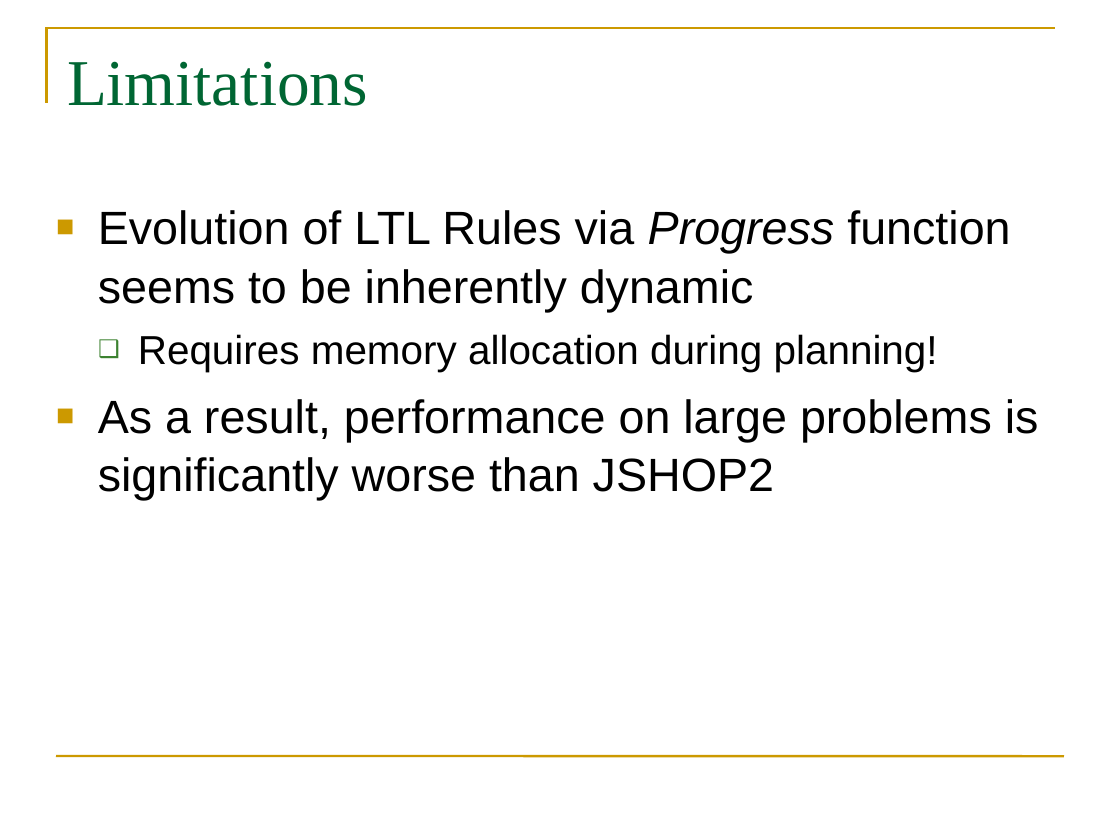
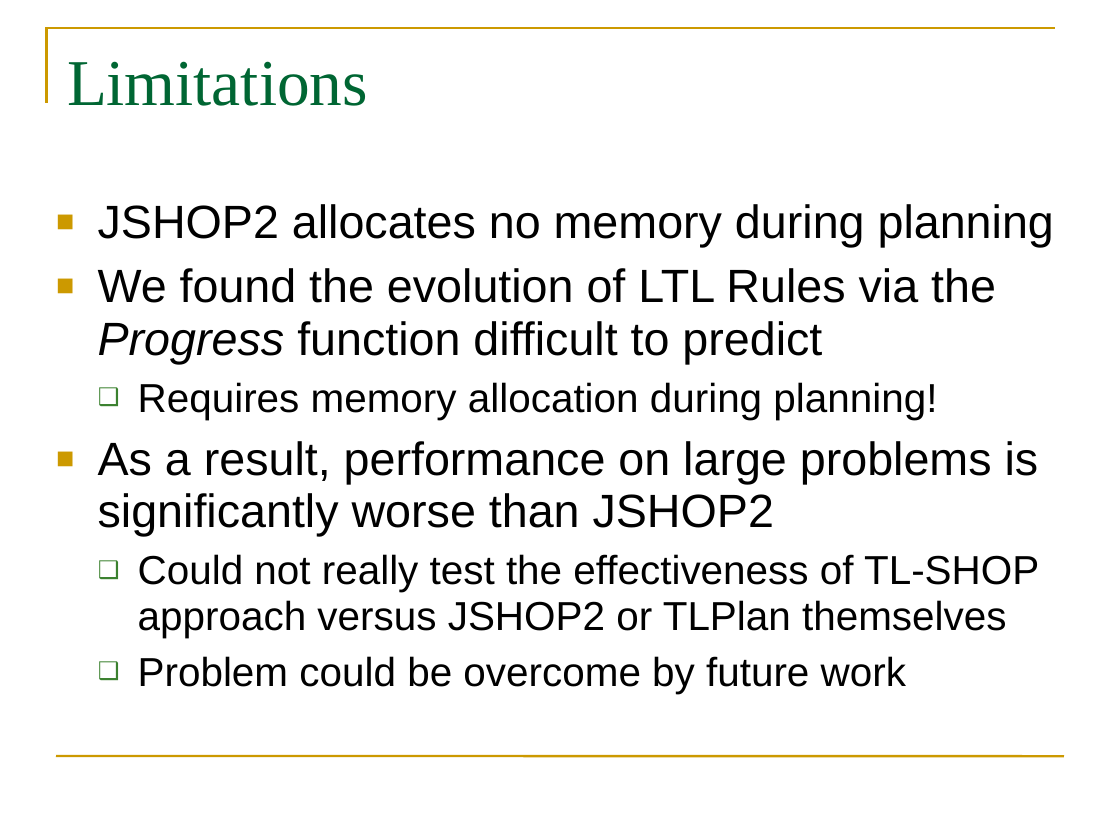
Before and after one commit to dmonner/tl-shop, a slide deck: slide 12 of finalpresentation/final_presentation.ppt. Drawn at 1120x840 pixels with LibreOffice and Linux fonts; fonts in the diff are those of the drawing. Boxes give left, top, right and bottom in pixels: in the first picture for what was removed or moved away, otherwise in the second. Text is boxed around its words. In the diff, an @@ line names an element or a change of style, - is before the commit and + after.

```diff
--- a/finalpresentation/final_presentation.ppt
+++ b/finalpresentation/final_presentation.ppt
@@ text at (x1=98, y1=204, x2=1054, y2=364): text changed @@
-■ Evolution of LTL Rules via Progress function seems to be inherently dynamic
+■ JSHOP2 allocates no memory during planning
+■ We found the evolution of LTL Rules via the Progress function difficult to predict
@@ text at (x1=98, y1=382, x2=1039, y2=537): line spacing 1.04 to 0.94 @@
@@ text at (x1=138, y1=554, x2=1039, y2=694): paragraphs added @@
+  ❑ Could not really test the effectiveness of TL-SHOP approach versus JSHOP2 or TLPlan themselves
+  ❑ Problem could be overcome by future work
```
Also in this commit, not shown: 6 other slides changed.
